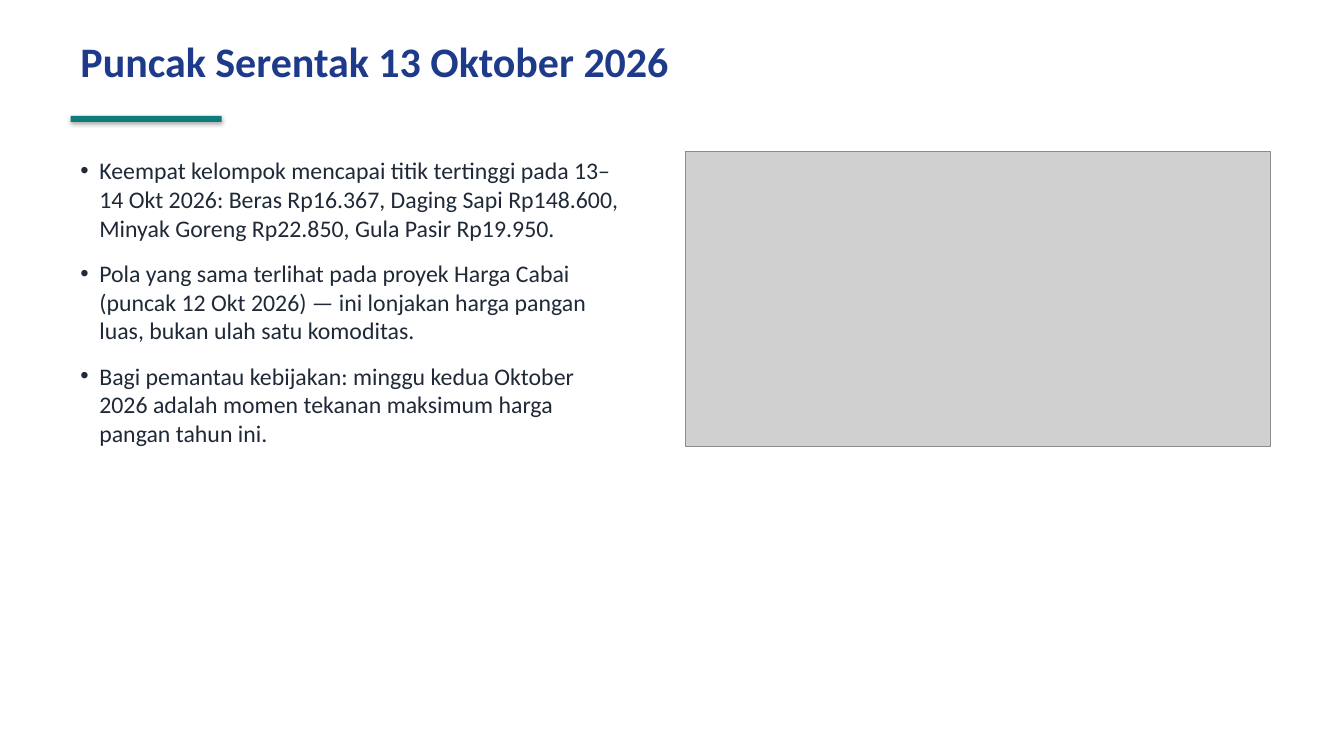
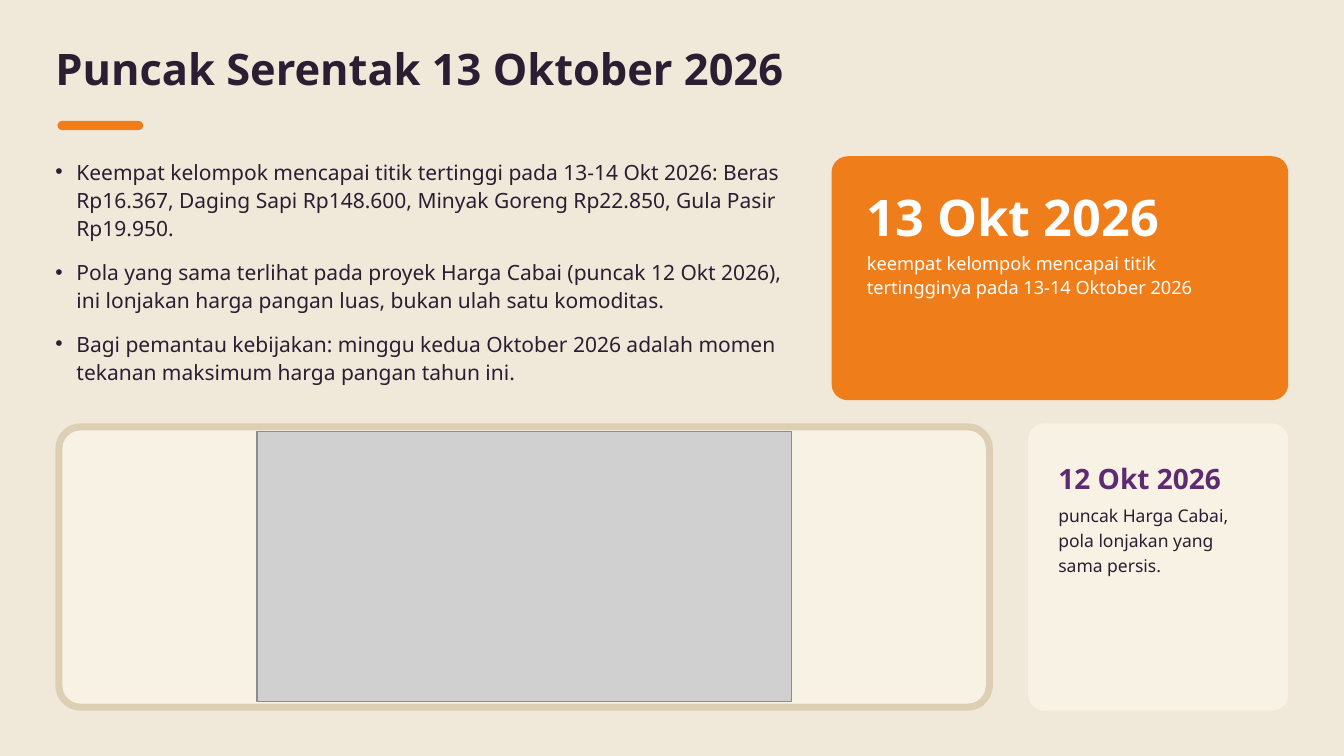
Before and after one commit to baghizash/harga-pangan-nasional-2026, a slide deck: slide 7 of Portofolio-Analisis-Harga-Pangan.pptx. Drawn at 1344x756 pixels with LibreOffice and Linux fonts; fonts in the diff are those of the drawing; grey boxes stand for pictures. Boxes give left, top, right and bottom in pixels: in the first picture for what was removed or moved away, otherwise in the second. Text is boxed around its words. In the diff, an @@ line names an element or a change of style, - is before the commit and + after.

```diff
--- a/Portofolio-Analisis-Harga-Pangan.pptx
+++ b/Portofolio-Analisis-Harga-Pangan.pptx
@@ background #FFFFFF to #F0E8D8 @@
@@ text "Puncak Serentak 13 Oktober 2026": place and size @@
-text "Puncak Serentak 13 Oktober 2026" at <box>80,47,669,78</box>
+text "Puncak Serentak 13 Oktober 2026" at <box>55,52,783,86</box>
@@ text "Puncak Serentak 13 Oktober 2026" at <box>55,52,783,86</box>: size 30 to 31 pt, font Calibri to Noto Sans, text colour #1E3A8A to #2A1E33; less space between paragraphs @@
@@ rounded rectangle: place and size @@
-rounded rectangle at <box>71,116,222,122</box>
+rounded rectangle at <box>57,121,143,130</box>
@@ rounded rectangle at <box>57,121,143,130</box>: rectangle to rounded rectangle; fill #0E7C7B to #EF7D1A; shadow off @@
@@ text "Keempat kelompok mencapai titik tertinggi ...": place and size @@
-text "Keempat kelompok mencapai titik tertinggi ..." at <box>99,162,618,446</box>
+text "Keempat kelompok mencapai titik tertinggi ..." at <box>76,164,781,385</box>
@@ text at <box>76,164,781,313</box>: text changed; size 17 to 15 pt; font Calibri to Noto Sans; text colour #1F2937 to #2A1E33 @@
-• Keempat kelompok mencapai titik tertinggi pada 13–14 Okt 2026: Beras Rp16.367, Daging Sapi Rp148.600, Minyak Goreng Rp22.850, Gula Pasir Rp19.950.
-• Pola yang sama terlihat pada proyek Harga Cabai (puncak 12 Okt 2026) — ini lonjakan harga pangan luas, bukan ulah satu komoditas.
+• Keempat kelompok mencapai titik tertinggi pada 13-14 Okt 2026: Beras Rp16.367, Daging Sapi Rp148.600, Minyak Goreng Rp22.850, Gula Pasir Rp19.950.
+• Pola yang sama terlihat pada proyek Harga Cabai (puncak 12 Okt 2026), ini lonjakan harga pangan luas, bukan ulah satu komoditas.
@@ picture removed at <box>686,151,1270,447</box> @@
@@ rounded rectangle added at <box>832,156,1289,400</box>, fill #EF7D1A @@
@@ text added at <box>867,197,1193,299</box>, 13 pt, text #FFFFFF @@
+13 Okt 2026
+keempat kelompok mencapai titik tertingginya pada 13-14 Oktober 2026
@@ text at <box>76,336,776,385</box>: size 17 to 15 pt, font Calibri to Noto Sans, text colour #1F2937 to #2A1E33 in "Bagi pemantau kebijakan: minggu kedua Oktober 2026 ..."; indent changed; line spacing 1 to 1.12; less space between paragraphs @@
@@ rounded rectangle added at <box>55,423,993,711</box>, fill #DDCFB4 @@
@@ rounded rectangle added at <box>63,431,986,704</box>, fill #F8F2E4 @@
@@ picture added at <box>257,432,791,702</box> @@
@@ rounded rectangle added at <box>1028,423,1289,711</box>, fill #F8F2E4 @@
@@ text added at <box>1058,467,1229,576</box>, 12.5 pt, text #2A1E33 @@
+12 Okt 2026
+puncak Harga Cabai, pola lonjakan yang sama persis.
```
Also in this commit, not shown: 9 other slides changed.
